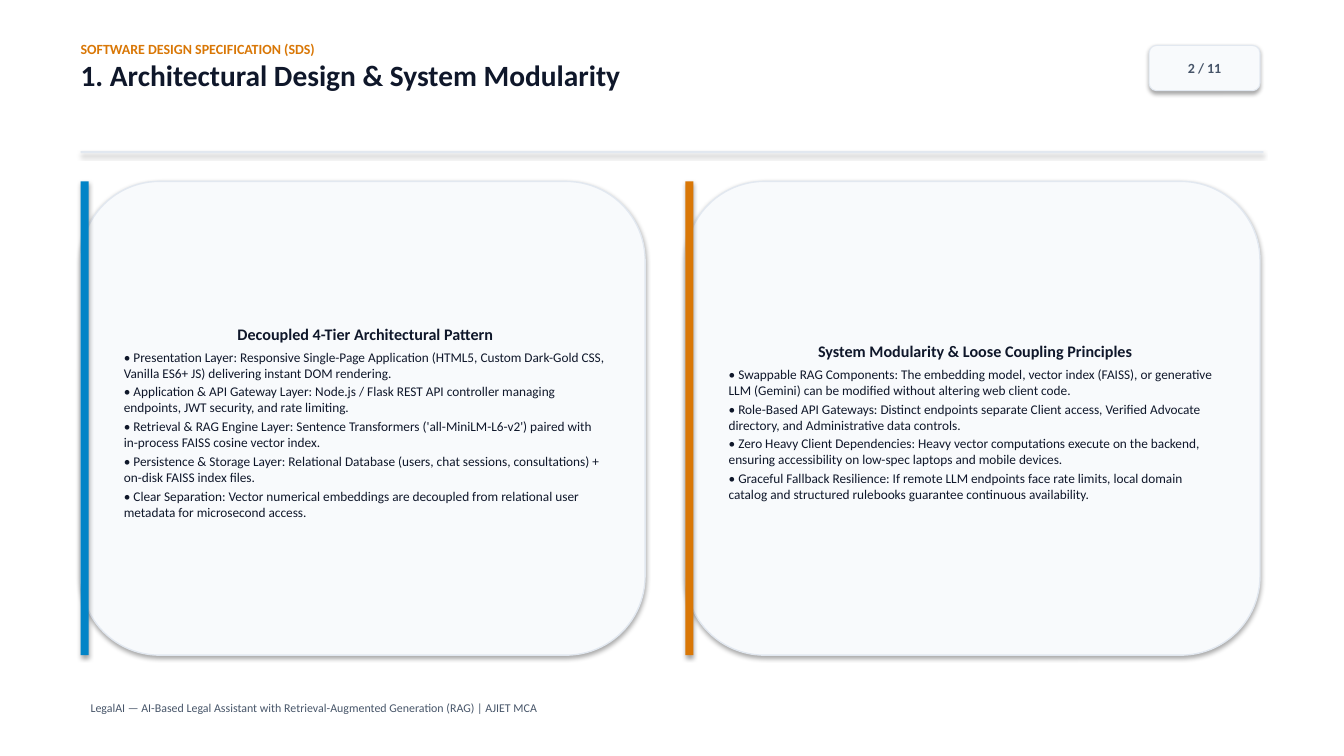
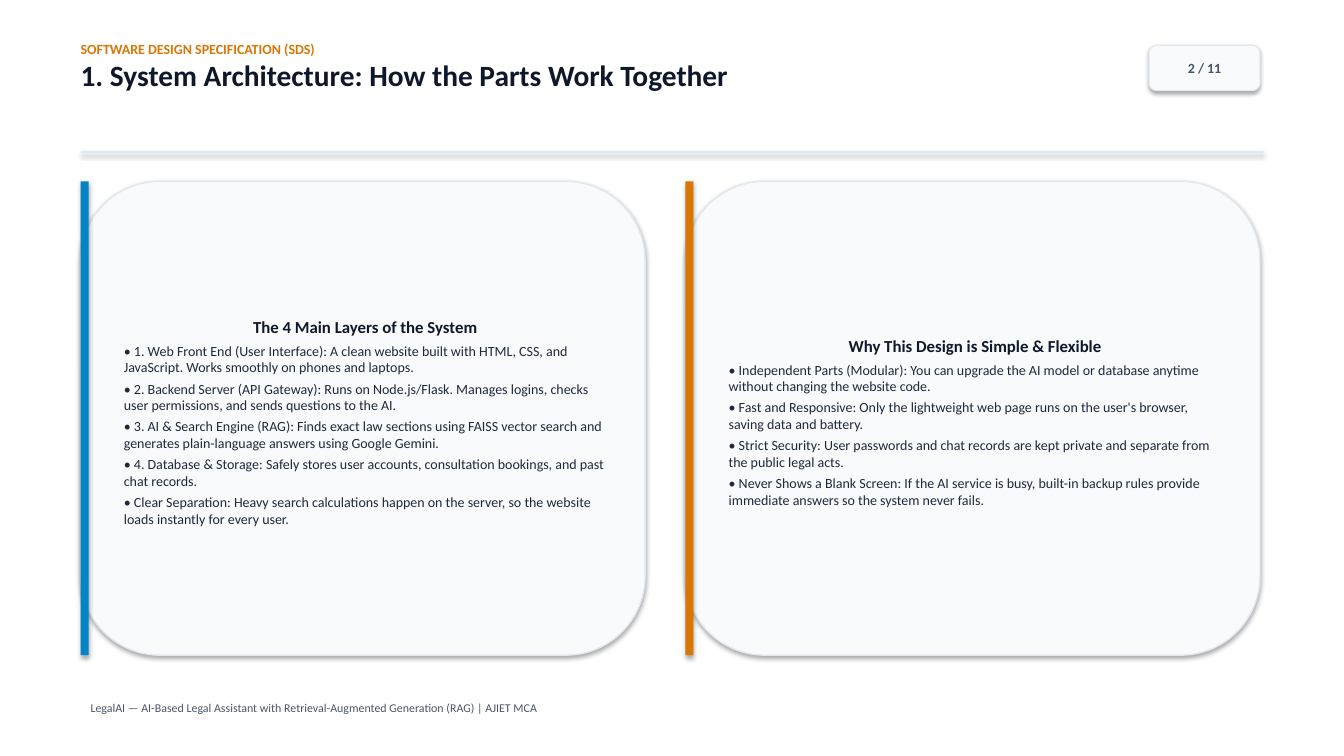
Before and after one commit to lekhanleku/Legal_AI, a slide deck: slide 2 of LegalAI_MCA_Presentation.pptx. Drawn at 1344x756 pixels with LibreOffice and Linux fonts; fonts in the diff are those of the drawing. Boxes give left, top, right and bottom in pixels: in the first picture for what was removed or moved away, otherwise in the second. Text is boxed around its words. In the diff, an @@ line names an element or a change of style, - is before the commit and + after.

Commit message:
refactor: restructure presentation decks, datasets, and machine learning models

```diff
--- a/LegalAI_MCA_Presentation.pptx
+++ b/LegalAI_MCA_Presentation.pptx
@@ text at [81,65,727,91]: text changed @@
-1. Architectural Design & System Modularity
+1. System Architecture: How the Parts Work Together
@@ text in rounded rectangle at [124,321,604,526]: text changed; size 9.5 to 10 pt; text colour #0F172A to #1E293B @@
-Decoupled 4-Tier Architectural Pattern
-• Presentation Layer: Responsive Single-Page Application (HTML5, Custom Dark-Gold CSS, Vanilla ES6+ JS) delivering instant DOM rendering.
-• Application & API Gateway Layer: Node.js / Flask REST API controller managing endpoints, JWT security, and rate limiting.
-• Retrieval & RAG Engine Layer: Sentence Transformers ('all-MiniLM-L6-v2') paired with in-process FAISS cosine vector index.
-• Persistence & Storage Layer: Relational Database (users, chat sessions, consultations) + on-disk FAISS index files.
-• Clear Separation: Vector numerical embeddings are decoupled from relational user metadata for microsecond access.
+The 4 Main Layers of the System
+• 1. Web Front End (User Interface): A clean website built with HTML, CSS, and JavaScript. Works smoothly on phones and laptops.
+• 2. Backend Server (API Gateway): Runs on Node.js/Flask. Manages logins, checks user permissions, and sends questions to the AI.
+• 3. AI & Search Engine (RAG): Finds exact law sections using FAISS vector search and generates plain-language answers using Google Gemini.
+• 4. Database & Storage: Safely stores user accounts, consultation bookings, and past chat records.
+• Clear Separation: Heavy search calculations happen on the server, so the website loads instantly for every user.
@@ text in rounded rectangle at [729,340,1209,508]: text changed; size 9.5 to 10 pt; text colour #0F172A to #1E293B @@
-System Modularity & Loose Coupling Principles
-• Swappable RAG Components: The embedding model, vector index (FAISS), or generative LLM (Gemini) can be modified without altering web client code.
-• Role-Based API Gateways: Distinct endpoints separate Client access, Verified Advocate directory, and Administrative data controls.
-• Zero Heavy Client Dependencies: Heavy vector computations execute on the backend, ensuring accessibility on low-spec laptops and mobile devices.
-• Graceful Fallback Resilience: If remote LLM endpoints face rate limits, local domain catalog and structured rulebooks guarantee continuous availability.
+Why This Design is Simple & Flexible
+• Independent Parts (Modular): You can upgrade the AI model or database anytime without changing the website code.
+• Fast and Responsive: Only the lightweight web page runs on the user's browser, saving data and battery.
+• Strict Security: User passwords and chat records are kept private and separate from the public legal acts.
+• Never Shows a Blank Screen: If the AI service is busy, built-in backup rules provide immediate answers so the system never fails.
```
Also in this commit, not shown: 10 other slides changed, 48 other files.
